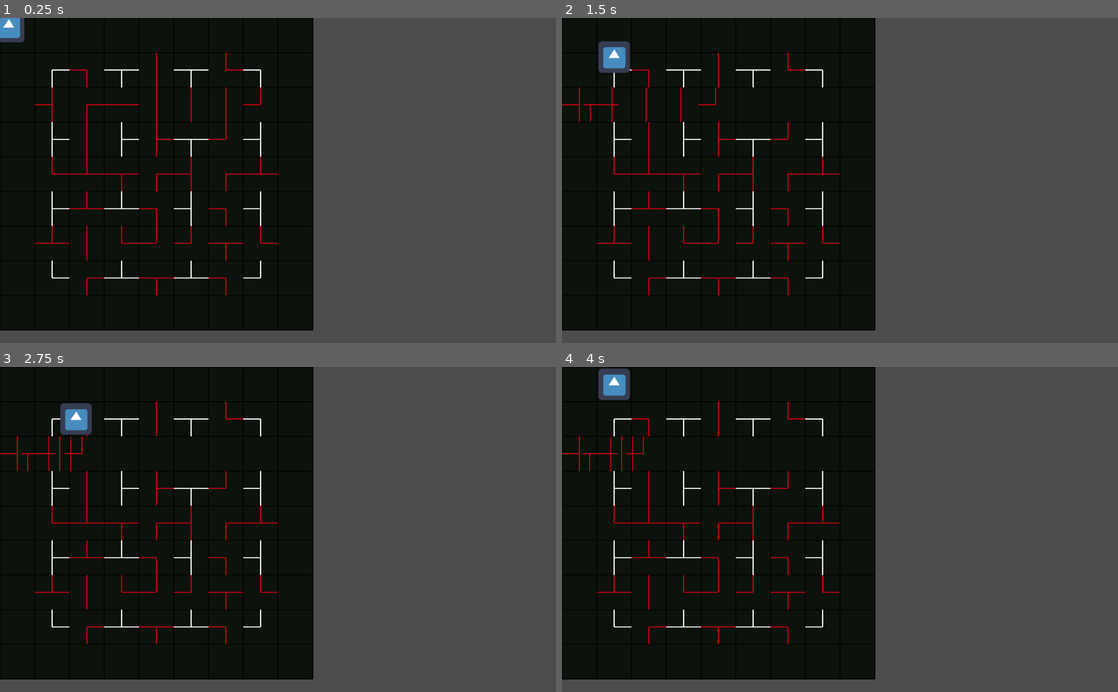
Above: before the commit, frames 1-4 (two rows, left to right).
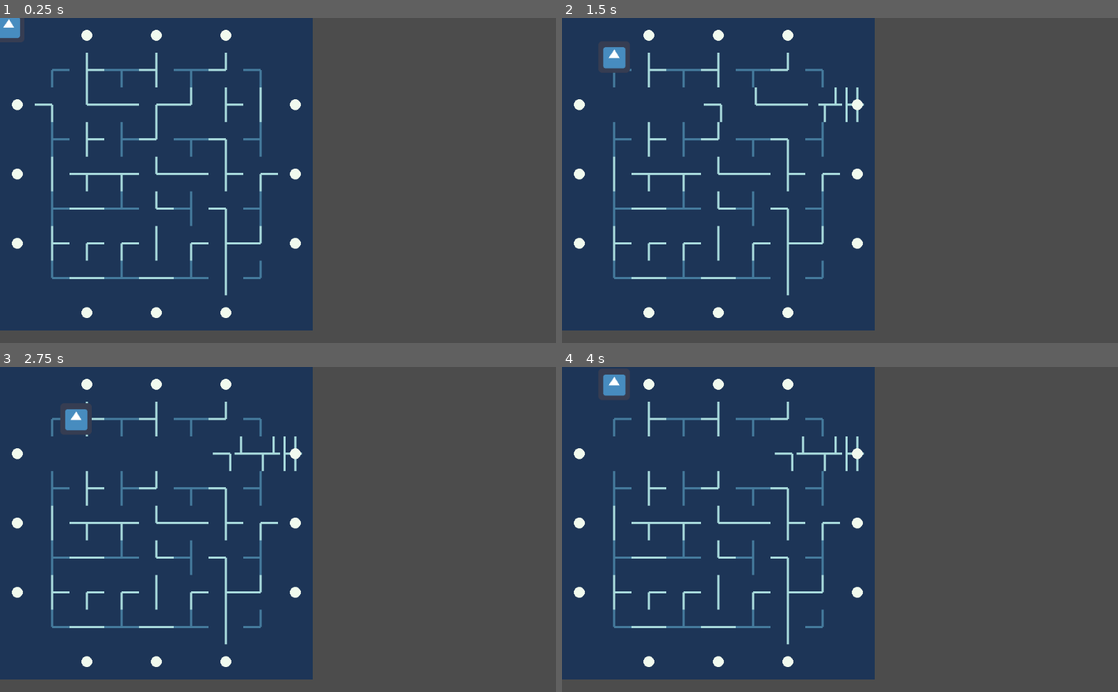
Above: after the commit, the same moments.

Repository: arran-nz/RapidRescue
Game: Godot game, scene res://Game.tscn
Same seed, same stepped clock (60 frames per second), same inputs: the game is played once before the commit and once after it. The engine's default icon, where the game draws it, is replaced by a stand-in: a white triangle on a blue panel in a dark square.
Inputs:
- Up to frame 1 (0.25 s): no input
- Up to frame 2 (1.5 s): tap Enter (ui_accept) at 0.5, 0.6, 0.77, 1.07, 1.35 s; hold Right (ui_right) 0.53-1.28 s; hold Down (ui_down) from 1.28 s (still down)
- Up to frame 3 (2.75 s): tap Enter (ui_accept) at 1.52, 1.82, 2, 2.1 s; release Down (ui_down) at 2.03 s; hold Right (ui_right) from 2.03 s (still down)
- Up to frame 4 (4 s): tap Enter (ui_accept) at 2.75, 2.85, 3.02, 3.32, 3.5, 3.6, 3.77 s; release Right (ui_right) at 2.78 s; hold Up (ui_up) 2.78-3.53 s; hold Left (ui_left) from 3.53 s (still down)

The runs differ from the first frame. In frame 1, 54% of the frame differs, in the area x 0-57%, y 0-97%; in frame 2, 54%; in frame 3, 54%; in frame 4, 54%.

Commit message:
Add Injector Spots. Refactor
- Add Path Injector Spots.
- Refactor Code.
- Added Color Scheme support.

Diff:
--- a/MoveMaze/Game.tscn
+++ b/MoveMaze/Game.tscn
@@ -1,7 +1,7 @@
 [gd_scene load_steps=7 format=2]
 
 [ext_resource path="res://Scripts/Grid.gd" type="Script" id=1]
-[ext_resource path="res://Path.tscn" type="PackedScene" id=2]
+[ext_resource path="res://Objects/Path.tscn" type="PackedScene" id=2]
 [ext_resource path="res://Scripts/LineDrawer.gd" type="Script" id=3]
 [ext_resource path="res://Scripts/Block.gd" type="Script" id=4]
 [ext_resource path="res://icon.png" type="Texture" id=5]
--- /dev/null
+++ b/MoveMaze/Objects/Path_Injector.tscn
@@ -0,0 +1,8 @@
+[gd_scene load_steps=2 format=2]
+
+[ext_resource path="res://Scripts/Path_Injector.gd" type="Script" id=1]
+
+[node name="Path_Injector" type="Node2D"]
+
+script = ExtResource( 1 )
+_sections_unfolded = [ "Transform" ]
--- /dev/null
+++ b/MoveMaze/Scripts/BoardGenerator.gd
@@ -0,0 +1,79 @@
+extends Node
+
+
+var DEFAULT_MAP = 	[
+				'SE', '', 'ESW', '', 'ESW', '', 'SW',
+				'', '', '', '', '', '', '',
+				'NES', '', 'NES', '', 'ESW', '', 'NSW',
+				'', '', '', '', '', '', '',
+				'NES', '', 'NEW', '', 'NSW', '', 'NWS',
+				'', '', '', '', '', '', '',
+				'NE', '', 'NEW', '', 'NEW', '', 'NW',
+	]
+
+var PATH_TYPES = {
+				'T' : ['ESW', 'NSW', 'NEW', 'NES'],
+				'I' : ['NS', 'EW'],
+				'L' : ['NE', 'SE', 'SW', 'NW']
+	}
+
+func gen_board(map_size, _path_ref):
+	randomize()
+
+	var path_cells = _create_2d_array(map_size.x, map_size.y, null)
+
+	var index = 0
+	for y in range(map_size.y):
+		for x in range(map_size.x):
+
+			var content = DEFAULT_MAP[index]
+			var path_tile = _get_path_tile(Vector2(x,y), content, _path_ref)
+
+			path_cells[x][y] = path_tile
+
+			index+=1
+
+	return path_cells
+
+func _get_path_tile(index, content, _path_ref):
+	var path_tile = _path_ref.instance()
+
+	var is_moveable = false
+
+
+	#If there is no default tile set, get a random path_type and a rotation
+
+	if content == '':
+		content = _get_random_path_type('TIL')
+		is_moveable = true
+
+	var connections = {
+			'N': false,
+			'E': false,
+			'S': false,
+			'W': false
+			}
+
+	for c in content:
+		connections[c] = true
+
+	path_tile.init(index, connections, is_moveable)
+
+	return path_tile
+
+func _get_random_path_type(type_selection):
+	var p_type = type_selection[rand_range(0, type_selection.length())]
+	var selection = rand_range(0, PATH_TYPES[p_type].size())
+	return PATH_TYPES[p_type][selection]
+
+func _create_2d_array(width, height, value):
+    var a = []
+
+    for x in range(width):
+        a.append([])
+        a[x].resize(height)
+
+        for y in range(height):
+            a[x][y] = value
+
+    return a
--- a/MoveMaze/Scripts/Grid.gd
+++ b/MoveMaze/Scripts/Grid.gd
@@ -6,24 +6,8 @@
 var grid_size = Vector2(9,9)
 var map_size = Vector2(7,7)
 var path_cells
+var injectors = []
 
-onready var path_t = preload("res://Path.tscn")
-
-var DEFAULT_MAP = 	[
-				'SE', '', 'ESW', '', 'ESW', '', 'SW',
-				'', '', '', '', '', '', '',
-				'NES', '', 'NES', '', 'ESW', '', 'NSW',
-				'', '', '', '', '', '', '',
-				'NES', '', 'NEW', '', 'NSW', '', 'NWS',
-				'', '', '', '', '', '', '',
-				'NE', '', 'NEW', '', 'NEW', '', 'NW',
-	]
-
-var PATH_TYPES = {
-				'T' : ['ESW', 'NSW', 'NEW', 'NES'],
-				'I' : ['NS', 'EW'],
-				'L' : ['NE', 'SE', 'SW', 'NW']
-	}
 
 var DIRECTION = {
 				'N' : Vector2(0, -1),
@@ -33,70 +17,121 @@
 	}
 
 
+# Load the class resource when calling new().
+onready var obj_path = preload("res://Objects/Path.tscn")
+onready var obj_injector = preload("res://Objects/Path_Injector.tscn")
+var _board_gen_res = load("res://Scripts/BoardGenerator.gd")
+
 func _ready():
-	_create_paths()
+	var _board_generator = _board_gen_res.new()
+	path_cells = _board_generator.gen_board(map_size, obj_path)
+
+	var tile_padding =  _calc_board_padding()
+
+	_spawn_paths(tile_padding)
+	_spawn_injectors(tile_padding)
+
+func _spawn_injectors(tile_padding):
+	pass
+
+	var x_indices = []
+	for x in range(map_size.x):
+		if path_cells[x][0].Moveable:
+			x_indices.append(x)
+
+	var y_indices = []
+	for y in range(map_size.y):
+		if path_cells[0][y].Moveable:
+			y_indices.append(y)
+
+	var NW = world_to_map((path_cells[0][0].position))
+	var SW = world_to_map((path_cells[0][map_size.y - 1].position))
+
+	#NORTH AND SOUTH SIDES
+	for x_i in x_indices:
+
+		var n_index = Vector2(NW.x + x_i, NW.y + DIRECTION['N'].y)
+		var temp_north_inj = obj_injector.instance()
+		temp_north_inj.position = map_to_world(n_index) + half_tile_size
+
+		injectors.append(temp_north_inj)
+		add_child(temp_north_inj)
+
+		var s_index = Vector2(NW.x + x_i, SW.y + DIRECTION['S'].y)
+		var temp_south_inj = obj_injector.instance()
+		temp_south_inj.position = map_to_world(s_index) + half_tile_size
+
+		injectors.append(temp_south_inj)
+		add_child(temp_south_inj)
+
+	#EAST AND WEST SIDES
+	for y_i in y_indices:
+
+		var e_index = Vector2(SW.x + (map_size.x - 1) + DIRECTION['E'].x, SW.y - y_i)
+		var temp_east_inj = obj_injector.instance()
+		temp_east_inj.position = map_to_world(e_index) + half_tile_size
+
+		injectors.append(temp_east_inj)
+		add_child(temp_east_inj)
+
+		var w_index = Vector2(SW.x + DIRECTION['W'].x, SW.y - y_i)
+		var temp_west_inj = obj_injector.instance()
+		temp_west_inj.position = map_to_world(w_index) + half_tile_size
+
+		injectors.append(temp_west_inj)
+		add_child(temp_west_inj)
+
+
+
+func _spawn_paths(tile_padding):
+
+	for x in range(map_size.y):
+		for y in range(map_size.x):
+			var px = (x * tile_size.x)
+			var py = (y * tile_size.y)
+			path_cells[x][y].position = Vector2(px, py) + (tile_padding * tile_size) + half_tile_size
+			add_child(path_cells[x][y])
 
 func _process(delta):
 	if Input.is_action_just_pressed("ui_accept"):
-		_move_row(1)
+		_move_row(1, DIRECTION['E'])
 
-func _move_row(index):
-	print("Moving Row")
+func _calc_board_padding():
+	"""Centers the board."""
+	var padding = ((grid_size - map_size) / 2) * tile_size
+
+	# If the padding does not align with a tile, add half a tile to fix alignment
+	var xv = int(padding.x) % int(tile_size.x)
+	if  xv != 0:
+		padding.x += half_tile_size.x
+
+	var yv = int(padding.y) % int(tile_size.y)
+	if yv != 0:
+		padding.y += half_tile_size.y
+
+	padding /= tile_size
+
+	print(padding)
+	return padding
+
+
+func _move_row(index, dir):
 	for x in range(map_size.x):
 		var cell = path_cells[x][index]
-		var target = get_next_cell_position(cell.position, DIRECTION['W'])
-		cell.move_to(target)
+		if(!cell.Moveable):
+			print("EXC: CANT MOVE THIS ROW")
 
-func _create_paths():
-	randomize()
+		var target = get_next_cell_position(cell.position, dir)
+		cell.set_target(target)
 
-	path_cells = _create_2d_array(map_size.x, map_size.y, null)
+func _move_column(index, dir):
+	for y in range(map_size.y):
+		var cell = path_cells[index][y]
+		if(!cell.Moveable):
+			print("EXC: CANT MOVE THIS COLUMN")
 
-	var tile_padding = ((grid_size - map_size) / 2) * tile_size
-
-	var index = 0
-	for y in range(map_size.y):
-		for x in range(map_size.x):
-
-			var temp_path = path_t.instance()
-
-			_setup_path_tile(index, temp_path)
-
-			var px = (x * tile_size.x) + half_tile_size.x
-			var py = (y * tile_size.y) + half_tile_size.y
-			temp_path.position = Vector2(px + (tile_padding.x), py + (tile_padding.y))
-			path_cells[x][y] = temp_path
-
-			add_child(path_cells[x][y])
-
-			index+=1
-
-func _setup_path_tile(index, path_tile):
-	var is_default = true
-	var content = DEFAULT_MAP[index]
-
-	#If there is no default tile set, get a random path_type and a rotation
-
-	if content == '':
-		content = _get_random_path_type('TIL')
-		is_default = false
-
-	var connections = {
-			'N': false,
-			'E': false,
-			'S': false,
-			'W': false
-			}
-
-	for c in content:
-		connections[c] = true
-
-	path_tile.setup(connections, is_default)
-
-func _get_random_path_type(type_selection):
-	var p_type = type_selection[rand_range(0, type_selection.length())]
-	var selection = rand_range(0, PATH_TYPES[p_type].size())
-	return PATH_TYPES[p_type][selection]
+		var target = get_next_cell_position(cell.position, dir)
+		cell.set_target(target)
 
 func get_next_cell_position(pos, direction):
 	var g_pos = world_to_map(pos)
@@ -107,22 +142,8 @@
 	else:
 		return map_to_world(g_pos) + half_tile_size
 
-
 func _in_grid(g_pos):
 	if g_pos.x < grid_size.x and g_pos.x >= 0:
 		if g_pos.y < grid_size.y and g_pos.y >= 0:
 			return true
 	return false
-
-
-func _create_2d_array(width, height, value):
-    var a = []
-
-    for x in range(width):
-        a.append([])
-        a[x].resize(height)
-
-        for y in range(height):
-            a[x][y] = value
-
-    return a
--- a/MoveMaze/Scripts/LineDrawer.gd
+++ b/MoveMaze/Scripts/LineDrawer.gd
@@ -1,10 +1,21 @@
 extends Node2D
 
-var LINE_COLOR = Color('#040504')
-var PATH_COLOR = Color('#c20114')
-var FIXED_PATH_COLOR = Color('#FFFFFF')
-var BOARD_COLOR = Color("#0c120c")
-var LINE_WIDTH = 2
+
+var Palletes = {
+
+	'Default' :
+	[
+	'#e63946',
+	'#f1faee',
+	'#a8dadc',
+	'#457b9d',
+	'#1d3557'
+	]
+}
+
+var LINE_WIDTH = 4
+var GRID_LINE = 1
+var CIRCLE_RADIUS = 10
 
 onready var grid_obj = get_parent()
 
@@ -19,34 +30,38 @@
 			Vector2(grid_obj.grid_size.x * grid_obj.tile_size.x,
 				grid_obj.grid_size.y * grid_obj.tile_size.y)
 				),
-		BOARD_COLOR,
+		Palletes['Default'][4],
 		true)
 
 
 	for x in range(grid_obj.grid_size.x + 1):
 		var col_pos = x * grid_obj.tile_size.x
 		var limit = grid_obj.grid_size.y * grid_obj.tile_size.y
-		draw_line(Vector2(col_pos, 0), Vector2(col_pos, limit), LINE_COLOR, LINE_WIDTH)
+		draw_line(Vector2(col_pos, 0), Vector2(col_pos, limit), Palletes['Default'][4], GRID_LINE)
 
 	for y in range(grid_obj.grid_size.y + 1):
 		var row_pos = y * grid_obj.tile_size.y
 		var limit = grid_obj.grid_size.x * grid_obj.tile_size.x
-		draw_line(Vector2(0, row_pos), Vector2(limit, row_pos), LINE_COLOR, LINE_WIDTH)
+		draw_line(Vector2(0, row_pos), Vector2(limit, row_pos), Palletes['Default'][4], GRID_LINE)
 
 	draw_path()
+	draw_injectors()
 
+func draw_injectors():
+	for injector in grid_obj.injectors:
+		draw_circle(injector.position, CIRCLE_RADIUS, Palletes['Default'][1])
 
 func draw_path():
 	for x in range(grid_obj.map_size.x):
 		for y in range(grid_obj.map_size.y):
 			var item = grid_obj.path_cells[x][y]
 
-			var current_color
-			if(item.Moveable): current_color = FIXED_PATH_COLOR
-			else: current_color = PATH_COLOR
-
 			if item == null:
 				break
+
+			var current_color
+			if(item.Moveable): current_color = Palletes['Default'][2]
+			else: current_color = Palletes['Default'][3]
 
 			if item.Connections['S']:
 				draw_line(
--- a/MoveMaze/Scripts/Path.gd
+++ b/MoveMaze/Scripts/Path.gd
@@ -3,6 +3,7 @@
 var Connections
 var Moveable
 var Item
+var Index
 
 var _target_pos
 var grid_obj
@@ -12,14 +13,17 @@
 	_target_pos = position
 	pass
 
-func setup(connections, moveable, item=null):
+func init(index, connections, moveable, item=null):
+	Index = index
 	Connections = connections
 	Moveable = moveable
 	Item = item
 
 func _process(delta):
-	if _target_pos == position:
-		pass
+	if _target_pos != position:
+		_move_toward_target()
+
+func _move_toward_target():
 
 	var vel = (_target_pos - position).normalized() * 200
 
@@ -28,7 +32,7 @@
 	else:
 		position = _target_pos
 
-func move_to(target, is_instant=false):
+func set_target(target, is_instant=false):
 	if is_instant:
 		position = target
 	else:
--- /dev/null
+++ b/MoveMaze/Scripts/Path_Injector.gd
@@ -0,0 +1,9 @@
+extends Node2D
+
+func init():
+	pass
+
+func _ready():
+	# Called when the node is added to the scene for the first time.
+	# Initialization here
+	pass
Renamed: MoveMaze/Path.tscn -> MoveMaze/Objects/Path.tscn
